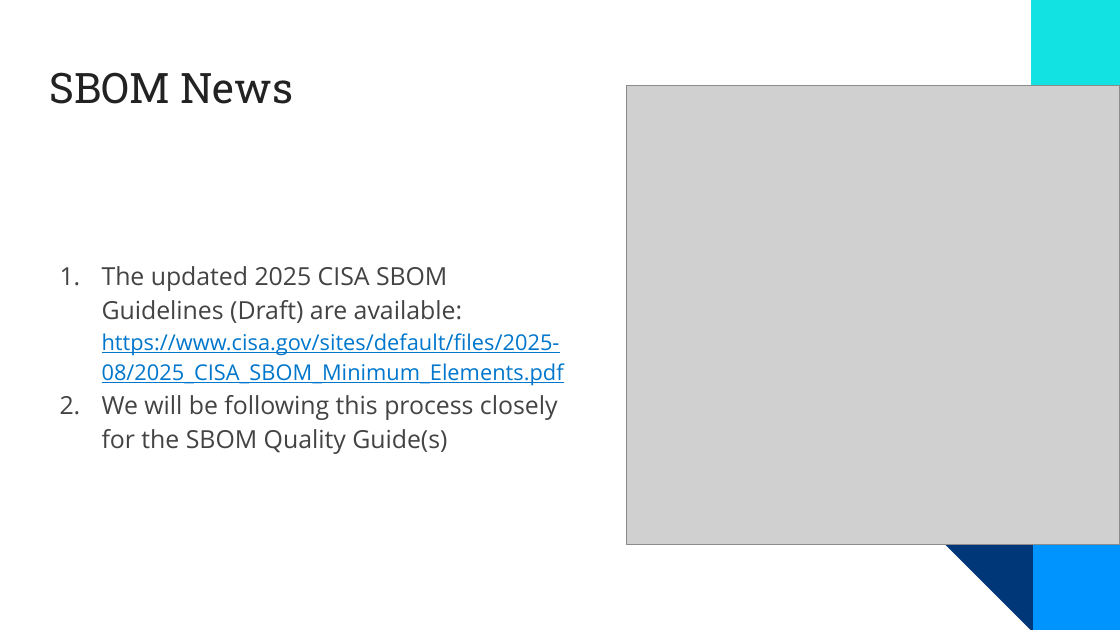
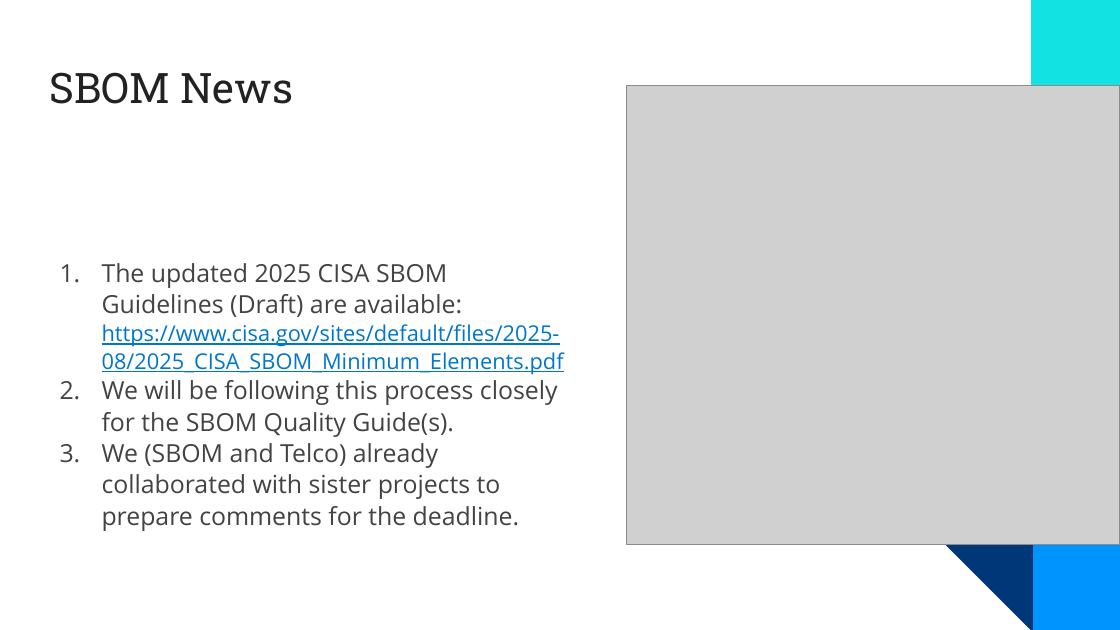
Before and after one commit to OpenChain-Project/Meeting-Slides, a slide deck: slide 6 of 2025/specification-education-monthly/2025-10-Europe-NA.pptx. Drawn at 1120x630 pixels with LibreOffice and Linux fonts; fonts in the diff are those of the drawing; grey boxes stand for pictures; background and template pictures are left out. Boxes give left, top, right and bottom in pixels: in the first picture for what was removed or moved away, otherwise in the second. Text is boxed around its words. In the diff, an @@ line names an element or a change of style, - is before the commit and + after.

```diff
--- a/2025/specification-education-monthly/2025-10-Europe-NA.pptx
+++ b/2025/specification-education-monthly/2025-10-Europe-NA.pptx
@@ text at [102,263,564,375]: line spacing 1.15 to 1.05 @@
@@ text at [102,380,558,531]: text changed @@
-2. We will be following this process closely for the SBOM Quality Guide(s)
+2. We will be following this process closely for the SBOM Quality Guide(s).
+3. We (SBOM and Telco) already collaborated with sister projects to prepare comments for the deadline.
```
Also in this commit, not shown: 6 other slides changed.
